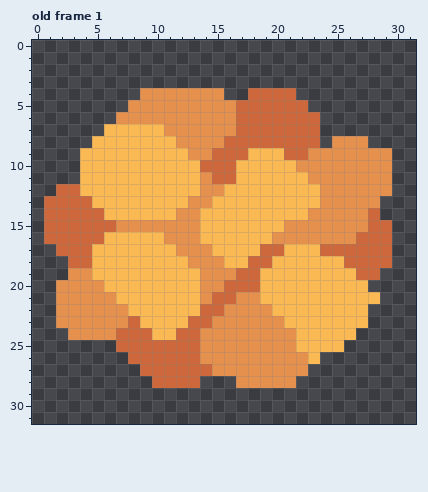
Edited in one commit: pixel-art file (Assets/Meat.aseprite). Above: the version before the commit.
32x32 pixels, 1 frame. Shown: old frame 1. The commit also changed other frames, which this record leaves out.
The same view after the edit:
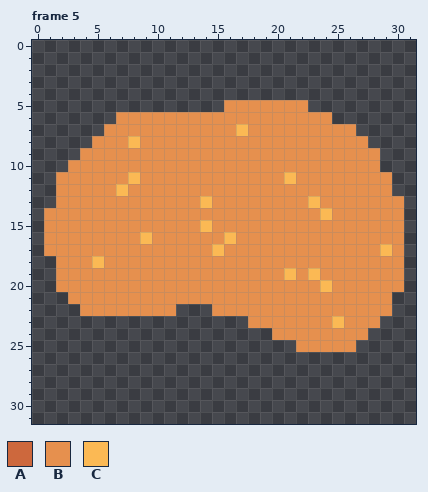
Palette (. is transparent): A #cd683d  B #e6904e  C #fbb954
A new or re-ordered frame is compared with the old frame closest to it.
Changes in this commit:
frames 1 -> 5
Changed rows in their new state; - is an unchanged pixel.
Frame 5 is new; against old frame 1:
first column x 1:
 4 --------.......--....---------
 5 -------........-BBBBBB--------
 6 ----------------BBBBBBBB------
 7 -----BBBBB------CBBBBBBBBB----
 8 ----BBB-BBB----BBBBBBBBB------
 9 ---BBBBBBBBB--BBBBBBBB------.-
10 --BBBBBBBBBBBBBBBBBBB-------.-
11 -BBBBBB-BBBBB-BBBBBB-B--------
12 -BBBBB-BBBBBB--BBBBBBBB-------
13 .BBBBBBBBBBB-CBBBBBBBB------BB
14 BBBBBBBBBBB--BBBBBBBBB-C---BBB
15 BBBBBB--------BBBBBB-------BBB
16 BBBBBBBB-B---BB-BBB-------BBBB
17 BBBBBBBBBBB----BBBBBBBBBBBBBCB
18 -BBB-BBBBBBB---BBBBBBBBBBBBBBB
19 -B--BBBBBBBBB---BBBB-B-BBBBBBB
20 -----BBBBBBBB--BBBBBBBB-BBBBBB
21 -.----BBBBBBB-BB--BBBBBBBBBBB-
22 -..----BBBB...B----BBBBBBBBBB-
23 -................---BBBB-BBB--
24 --.................--BBBBBB---
25 ------...............BBBBB----
26 -------................-------
27 --------..............--------
28 ---------....---.....---------
